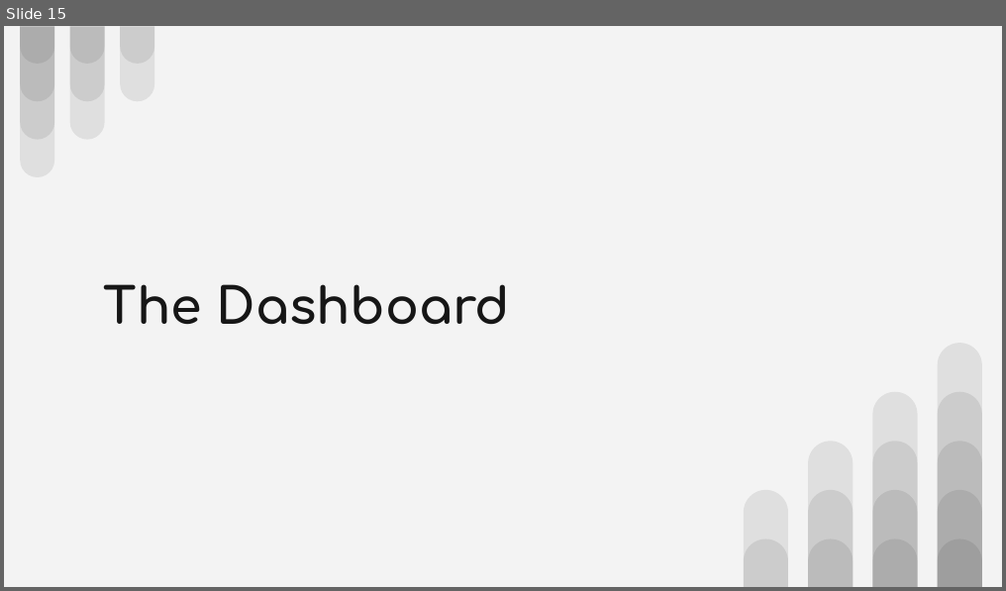
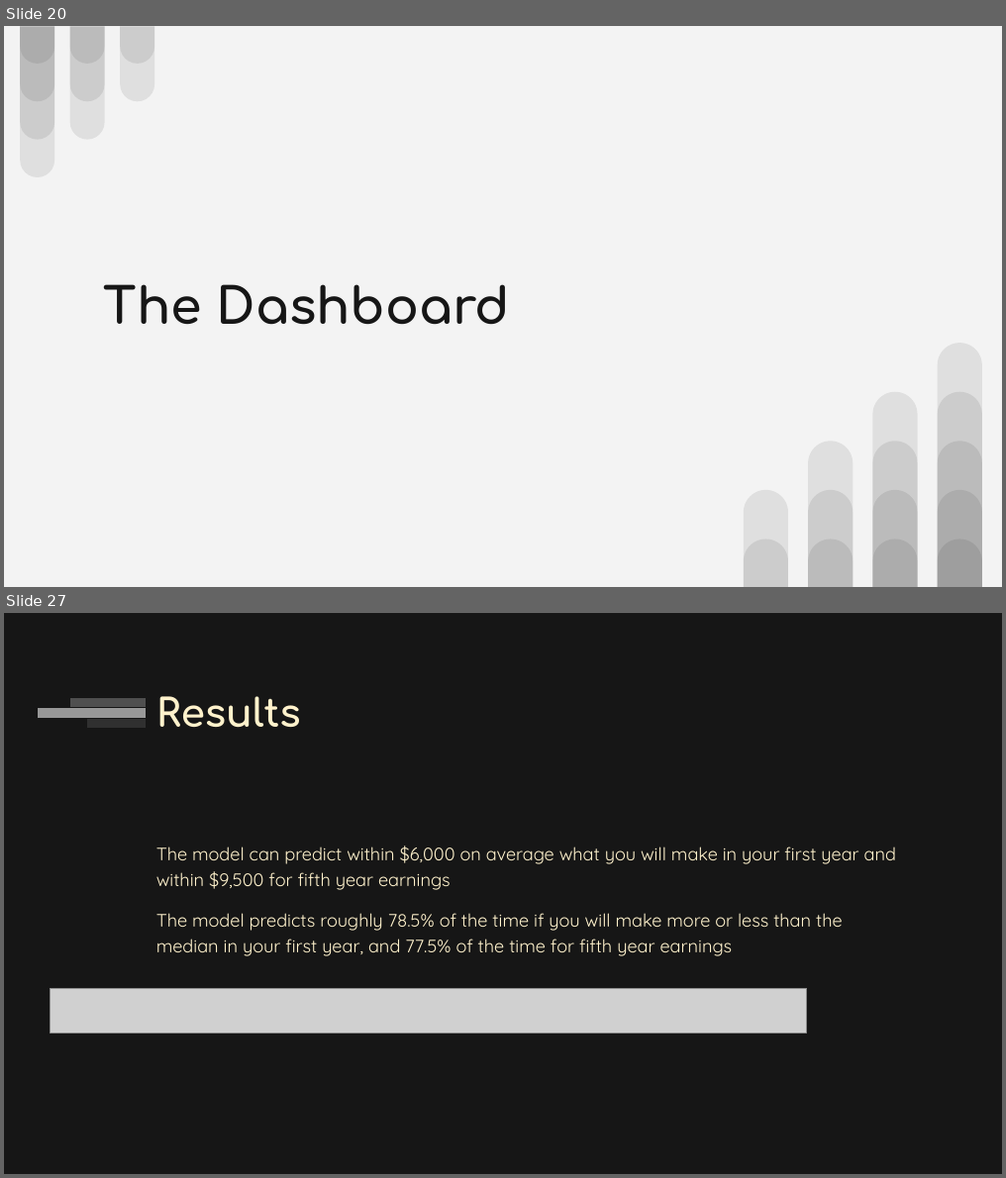
Before and after one commit to adinfinitum225/final_project, a slide deck: media/Final Project - Employment Prosepects.pptx. Shown one above the other, each under a label of ours: slide 15 before the commit, slides 20 and 27 after it; the slides between them are not shown. The pictures are 1006x591 and 1006x1178 pixels, drawn with LibreOffice and Linux fonts; fonts in the diff are those of the drawing; grey boxes stand for pictures. Boxes give left, top, right and bottom in pixels: in the first picture for what was removed or moved away, otherwise in the second. Text is boxed around its words. In the diff, an @@ line names an element or a change of style, - is before the commit and + after.

```diff
--- a/media/Final Project - Employment Prosepects.pptx
+++ b/media/Final Project - Employment Prosepects.pptx
@@ slide 27 added at box(4, 613, 1002, 1174), background #161616 @@
@@ rectangle added at box(70, 698, 146, 708), fill #F3F3F3 at 26% opacity, outline #161616 0.75 pt @@
@@ title added at box(156, 696, 301, 727), 28 pt, text #FFF2CC, bold @@
+Results
@@ rectangle added at box(37, 708, 146, 718), fill #F3F3F3 at 59% opacity, outline #161616 0.75 pt @@
@@ rectangle added at box(87, 718, 147, 728), fill #F3F3F3 at 12% opacity, outline #161616 0.75 pt @@
@@ text added at box(156, 846, 896, 957), 13 pt, text #FFF2CC @@
+The model can predict within $6,000 on average what you will make in your first year and within $9,500 for fifth year earnings
+The model predicts roughly 78.5% of the time if you will make more or less than the median in your first year, and 77.5% of the time for fifth year earnings
@@ picture added at box(50, 988, 806, 1033) @@
@@ what was slide 15 is now slide 20 @@
```
Also in this commit, not shown: 2 slides changed, 10 other slides added, 2 slides removed.
